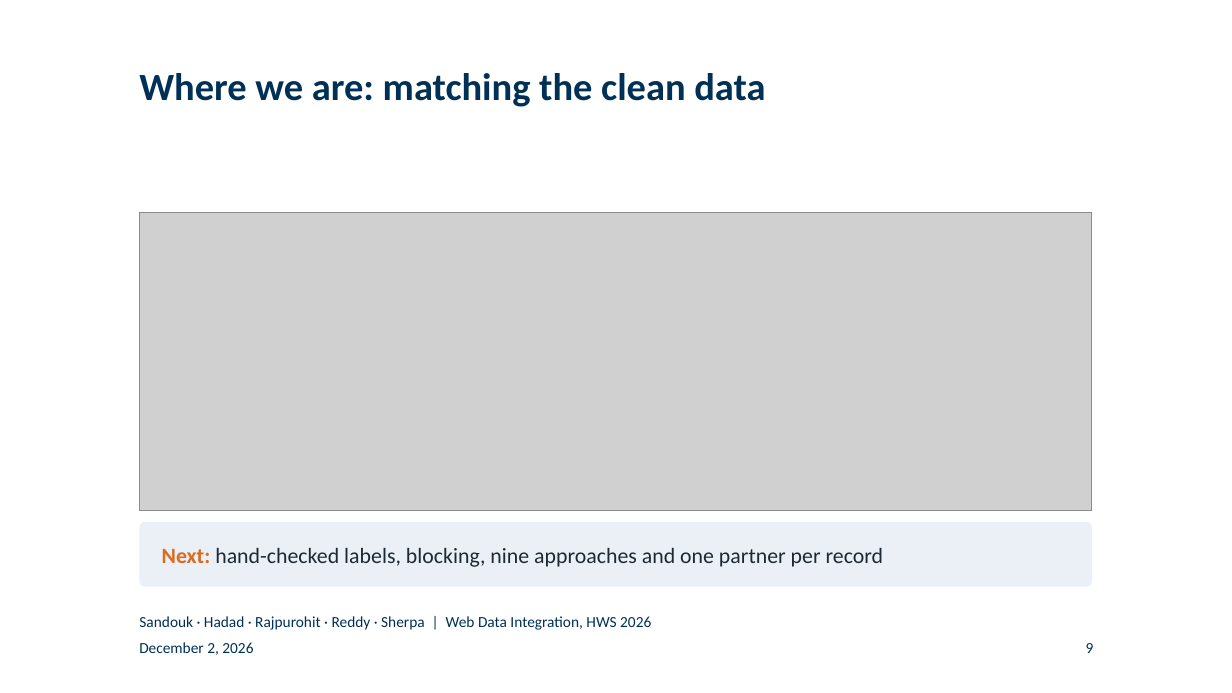
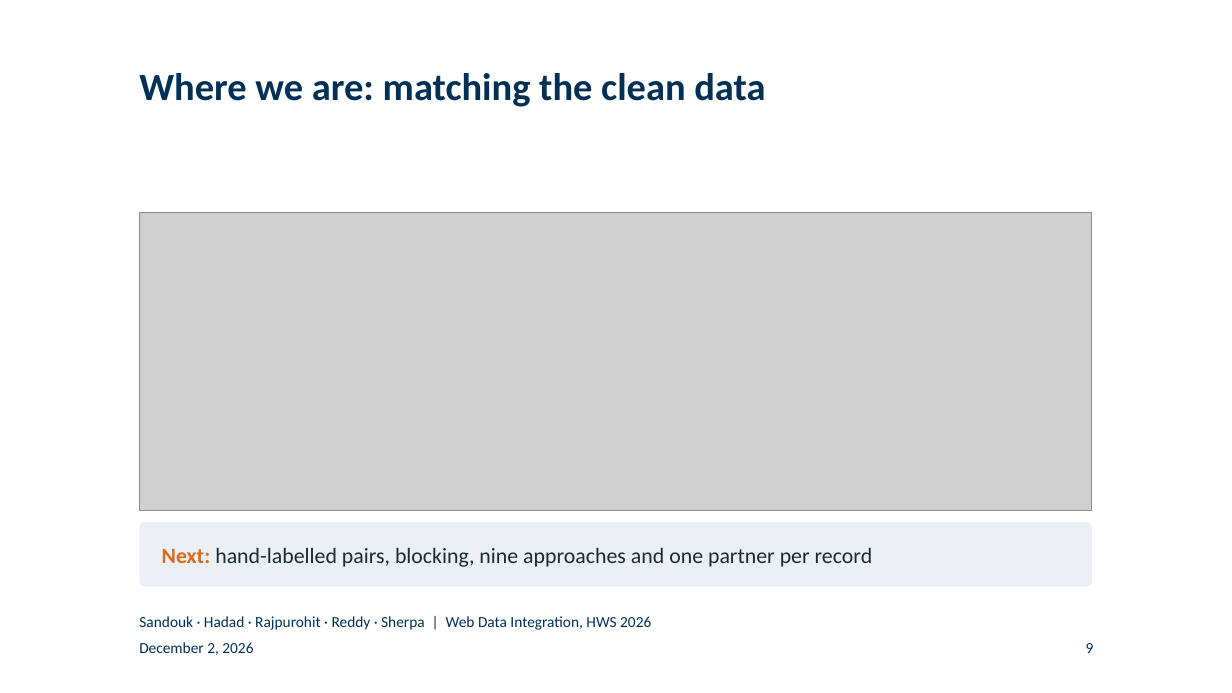
Before and after one commit to BlackSamuron0305/Web-Data-Integration-Project-HWS2026, a slide deck: slide 9 of submission/final-presentation/final_presentation.pptx. Drawn at 1232x693 pixels with LibreOffice and Linux fonts; fonts in the diff are those of the drawing; grey boxes stand for pictures; background and template pictures are left out. Boxes give left, top, right and bottom in pixels: in the first picture for what was removed or moved away, otherwise in the second. Text is boxed around its words. In the diff, an @@ line names an element or a change of style, - is before the commit and + after.

```diff
--- a/submission/final-presentation/final_presentation.pptx
+++ b/submission/final-presentation/final_presentation.pptx
@@ text at (x1=162, y1=548, x2=873, y2=567): text changed @@
-Next: hand-checked labels, blocking, nine approaches and one partner per record
+Next: hand-labelled pairs, blocking, nine approaches and one partner per record
```
Also in this commit, not shown: 1 other slide changed, 1 other file.
